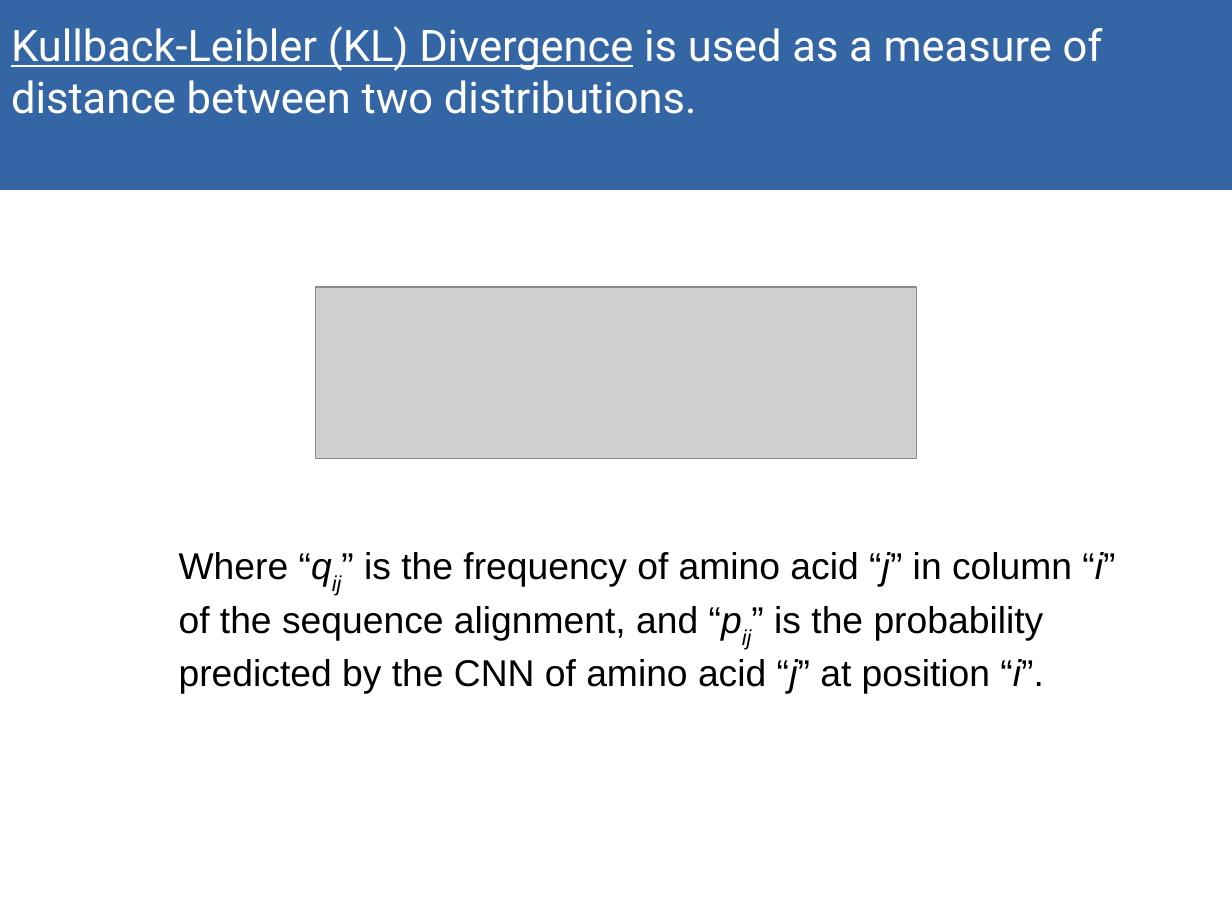
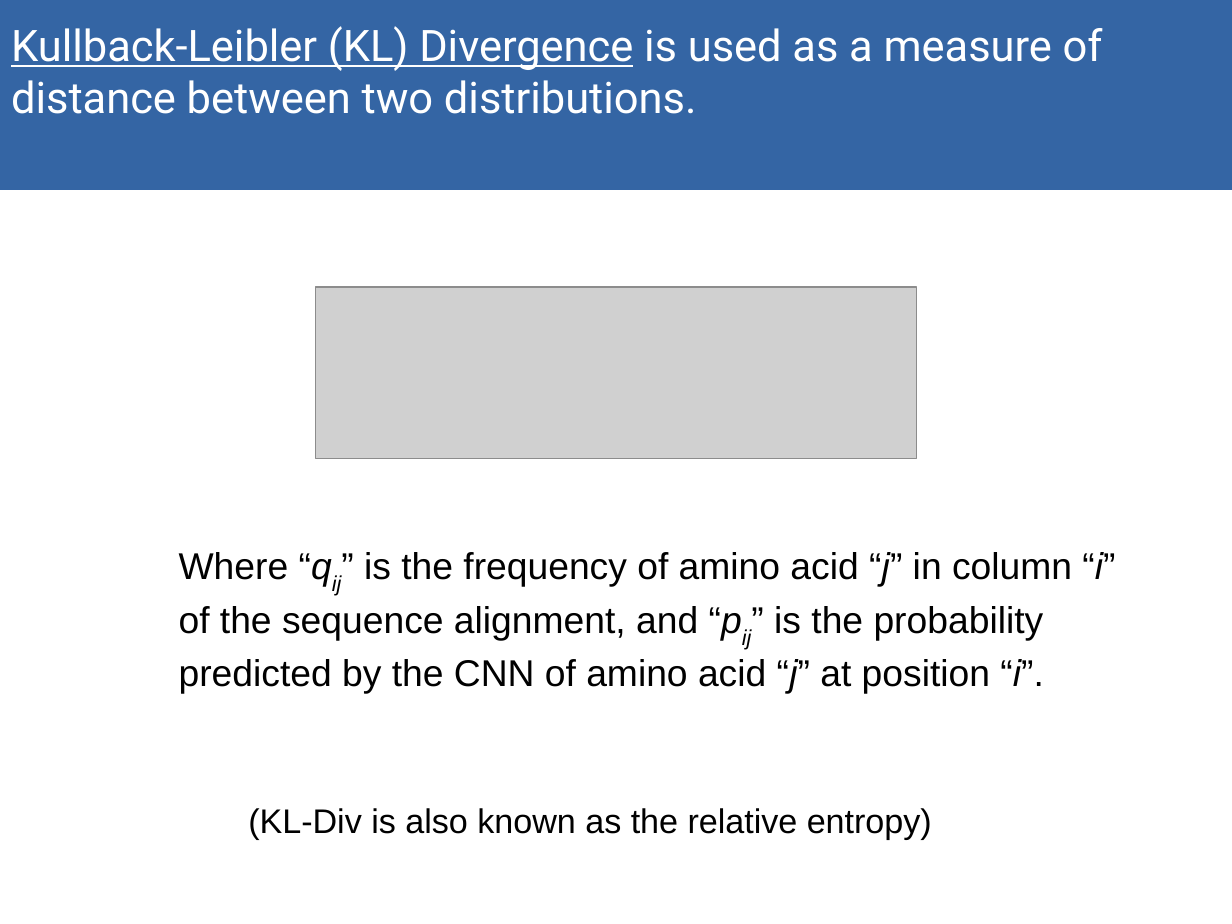
Before and after one commit to akulikova64/CNN_protein_landscape, a slide deck: slide 37 of present_7_2_21.odp (slide 35 before the commit). Drawn at 1232x924 pixels with LibreOffice and Linux fonts; fonts in the diff are those of the drawing; grey boxes stand for pictures. Boxes give left, top, right and bottom in pixels: in the first picture for what was removed or moved away, otherwise in the second. Text is boxed around its words. In the diff, an @@ line names an element or a change of style, - is before the commit and + after.

```diff
--- a/present_7_2_21.odp
+++ b/present_7_2_21.odp
@@ text added at bbox=[248, 808, 932, 839], 22 pt, text #000000 @@
+(KL-Div is also known as the relative entropy)
```
Also in this commit, not shown: 5 other slides changed, 3 slides added, 12 other files.
